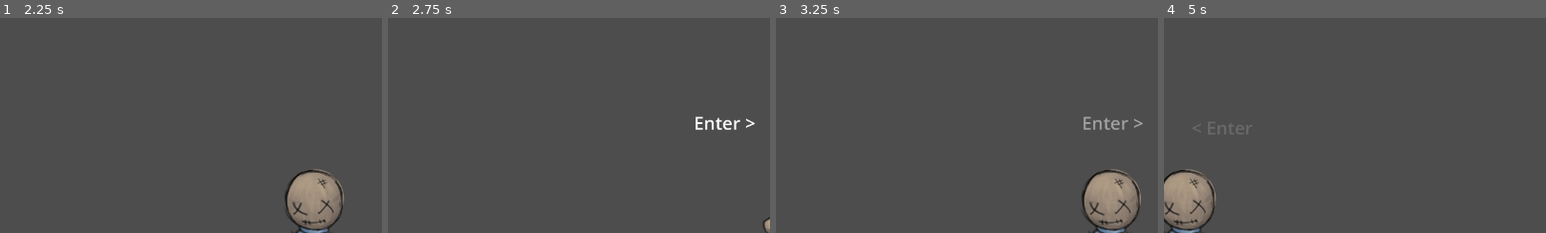
Above: before the commit, frames 1-4 (left to right).
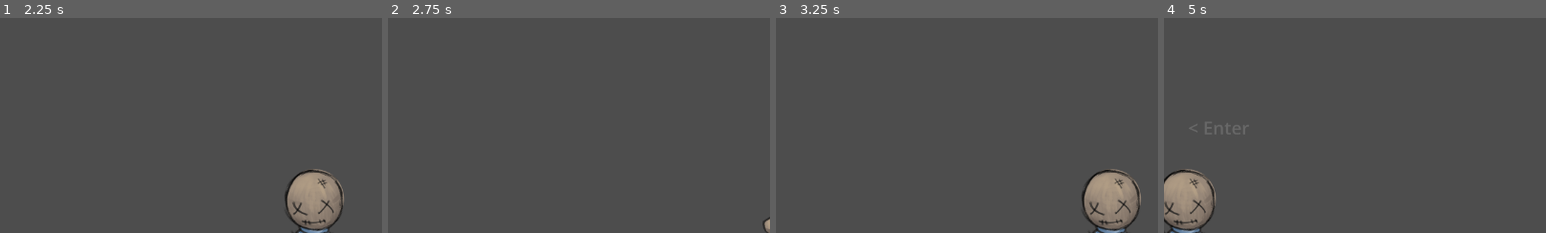
Above: after the commit, the same moments.

Repository: straysailor/toybox-gamejam-2025
Game: Godot game, scene res://scenes/main_menu.tscn
Same seed, same stepped clock (60 frames per second), same inputs: the game is played once before the commit and once after it.
Inputs:
- Up to frame 1 (2.25 s): click "Start" at 0.5 s; tap Enter (ui_accept) at 1.25, 1.52 s; hold W (interact) 1.28-2.03 s; hold Right (ui_right) from 1.28 s (still down); tap W (interact) at 2.1 s
- Up to frame 2 (2.75 s): keep holding Right (ui_right); tap Enter (ui_accept) at 2.27 s
- Up to frame 3 (3.25 s): release Right (ui_right) at 2.78 s; hold Left (ui_left) from 2.78 s (still down); hold W (interact) from 2.78 s (still down)
- Up to frame 4 (5 s): keep holding Left (ui_left); release W (interact) at 3.53 s; tap W (interact) at 3.6 s; tap Enter (ui_accept) at 3.77, 4.52 s; hold W (interact) from 4.28 s (still down)
The pictures show only the part of the screen within x 0-50%, y 16-66%; the shares and areas given below are measured in that part.

Frame 1 is identical in both runs. In frame 2, 0.4% of the frame differs, in the area x 80-96%, y 45-52%; in frame 3, 0.3%; in frame 4, 0.2%.

Commit message:
Created default room layout scene and class.

Diff:
--- a/scenes/door.tscn
+++ b/scenes/door.tscn
@@ -47,21 +47,6 @@
 "transitions": PackedFloat32Array(1),
 "update": 0,
 "values": [Color(1, 1, 1, 0)]
-}
-
-[sub_resource type="Animation" id="Animation_t58dd"]
-resource_name = "fade_out"
-tracks/0/type = "value"
-tracks/0/imported = false
-tracks/0/enabled = true
-tracks/0/path = NodePath(".:label_settings:font_color")
-tracks/0/interp = 1
-tracks/0/loop_wrap = true
-tracks/0/keys = {
-"times": PackedFloat32Array(0, 0.98),
-"transitions": PackedFloat32Array(1, 1),
-"update": 0,
-"values": [Color(1, 1, 1, 1), Color(1, 1, 1, 0)]
 }
 
 [sub_resource type="Animation" id="Animation_18pbm"]
@@ -93,6 +78,23 @@
 "values": [0.0, 0.0]
 }
 
+[sub_resource type="Animation" id="Animation_hpvv5"]
+resource_name = "bounce_right"
+length = 0.5
+loop_mode = 2
+tracks/0/type = "value"
+tracks/0/imported = false
+tracks/0/enabled = true
+tracks/0/path = NodePath(".:position")
+tracks/0/interp = 1
+tracks/0/loop_wrap = true
+tracks/0/keys = {
+"times": PackedFloat32Array(0, 0.5),
+"transitions": PackedFloat32Array(3.1383367, 2.2191432),
+"update": 0,
+"values": [Vector2(-200, 50), Vector2(-225, 50)]
+}
+
 [sub_resource type="Animation" id="Animation_q5w8r"]
 resource_name = "fade_in"
 tracks/0/type = "value"
@@ -106,22 +108,6 @@
 "transitions": PackedFloat32Array(1, 1),
 "update": 0,
 "values": [Color(1, 1, 1, 0), Color(1, 1, 1, 1)]
-}
-
-[sub_resource type="Animation" id="Animation_hpvv5"]
-resource_name = "bounce_right"
-loop_mode = 2
-tracks/0/type = "value"
-tracks/0/imported = false
-tracks/0/enabled = true
-tracks/0/path = NodePath(".:position")
-tracks/0/interp = 1
-tracks/0/loop_wrap = true
-tracks/0/keys = {
-"times": PackedFloat32Array(0, 0.5),
-"transitions": PackedFloat32Array(0.21022417, 0.40612686),
-"update": 0,
-"values": [Vector2(-186, 50), Vector2(-201, 50)]
 }
 
 [sub_resource type="Animation" id="Animation_uvdjg"]
@@ -149,6 +135,21 @@
 "transitions": PackedFloat32Array(1),
 "update": 0,
 "values": [Vector2(-180, 50)]
+}
+
+[sub_resource type="Animation" id="Animation_t58dd"]
+resource_name = "fade_out"
+tracks/0/type = "value"
+tracks/0/imported = false
+tracks/0/enabled = true
+tracks/0/path = NodePath(".:label_settings:font_color")
+tracks/0/interp = 1
+tracks/0/loop_wrap = true
+tracks/0/keys = {
+"times": PackedFloat32Array(0, 0.98),
+"transitions": PackedFloat32Array(1, 1),
+"update": 0,
+"values": [Color(1, 1, 1, 1), Color(1, 1, 1, 0)]
 }
 
 [sub_resource type="AnimationLibrary" id="AnimationLibrary_ju5n0"]
@@ -190,7 +191,6 @@
 animation = &"fade_in_right"
 
 [sub_resource type="AnimationNodeBlendTree" id="AnimationNodeBlendTree_q5w8r"]
-graph_offset = Vector2(-102.6118, -57.266613)
 nodes/output/position = Vector2(600, 120)
 nodes/fade_in/node = SubResource("AnimationNodeAnimation_18pbm")
 nodes/fade_in/position = Vector2(-20, -40)
--- a/scenes/room_1.tscn
+++ b/scenes/room_1.tscn
@@ -1,19 +1,9 @@
-[gd_scene load_steps=8 format=3 uid="uid://bsx62olbmpdge"]
+[gd_scene load_steps=5 format=3 uid="uid://bsx62olbmpdge"]
 
 [ext_resource type="PackedScene" uid="uid://ckudr8chj1kgo" path="res://scenes/player.tscn" id="1_vu5en"]
 [ext_resource type="Script" uid="uid://dtuu2sjmyewwm" path="res://scripts/player_input.gd" id="2_vu5en"]
 [ext_resource type="PackedScene" uid="uid://bxv3ppyoe5ikc" path="res://scenes/npc.tscn" id="4_irjyx"]
-[ext_resource type="PackedScene" uid="uid://dwy7f7ij1ye76" path="res://scenes/door.tscn" id="4_xhekj"]
-
-[sub_resource type="WorldBoundaryShape2D" id="WorldBoundaryShape2D_vu5en"]
-distance = -494.0
-
-[sub_resource type="WorldBoundaryShape2D" id="WorldBoundaryShape2D_xhekj"]
-normal = Vector2(1, 0)
-
-[sub_resource type="WorldBoundaryShape2D" id="WorldBoundaryShape2D_8oql1"]
-normal = Vector2(-0.9999999, -0.0003951007)
-distance = -2557.9937
+[ext_resource type="PackedScene" uid="uid://dqxg0i0inl20q" path="res://scenes/room_layout.tscn" id="4_xhekj"]
 
 [node name="Room1" type="Node2D"]
 
@@ -21,38 +11,10 @@
 position = Vector2(384, 204)
 script = ExtResource("2_vu5en")
 
-[node name="Camera2D" type="Camera2D" parent="."]
-position = Vector2(1279, 7)
-zoom = Vector2(0.5, 0.5)
-
-[node name="Floor" type="StaticBody2D" parent="."]
-
-[node name="CollisionShape2D" type="CollisionShape2D" parent="Floor"]
-shape = SubResource("WorldBoundaryShape2D_vu5en")
-
-[node name="Left Wall" type="StaticBody2D" parent="."]
-
-[node name="CollisionShape2D" type="CollisionShape2D" parent="Left Wall"]
-shape = SubResource("WorldBoundaryShape2D_xhekj")
-
-[node name="Right Wall" type="StaticBody2D" parent="."]
-
-[node name="CollisionShape2D" type="CollisionShape2D" parent="Right Wall"]
-shape = SubResource("WorldBoundaryShape2D_8oql1")
-
 [node name="NPC" parent="." instance=ExtResource("4_irjyx")]
 position = Vector2(1815, 273)
 
-[node name="DoorLeft" parent="." instance=ExtResource("4_xhekj")]
-position = Vector2(6, -210)
-text = "< Enter"
-side = "left"
-color = Color(1, 1, 1, 0)
-next_scene = "res://scenes/main_menu.tscn"
-
-[node name="Door" parent="." instance=ExtResource("4_xhekj")]
-position = Vector2(1214, -226)
-text = "Enter >"
-side = "right"
-color = Color(1, 1, 1, 0)
-next_scene = "res://scenes/npc.tscn"
+[node name="RoomLayout" parent="." instance=ExtResource("4_xhekj")]
+room_name = "Kids Room"
+left_exit = "res://scenes/main_menu.tscn"
+right_exit = "res://scenes/room_2.tscn"
--- /dev/null
+++ b/scenes/room_2.tscn
@@ -0,0 +1,15 @@
+[gd_scene load_steps=3 format=3 uid="uid://b5ly1si26xanw"]
+
+[ext_resource type="PackedScene" uid="uid://dqxg0i0inl20q" path="res://scenes/room_layout.tscn" id="1_586c8"]
+[ext_resource type="PackedScene" uid="uid://ckudr8chj1kgo" path="res://scenes/player.tscn" id="2_w0ydv"]
+
+[node name="Room2" type="Node2D"]
+
+[node name="RoomLayout" parent="." instance=ExtResource("1_586c8")]
+position = Vector2(7, -1)
+room_name = "Living Room"
+left_exit = "res://scenes/room_1.tscn"
+right_exit = "res://scenes/main_menu.tscn"
+
+[node name="Player" parent="." instance=ExtResource("2_w0ydv")]
+position = Vector2(273, 230)
--- /dev/null
+++ b/scenes/room_layout.tscn
@@ -0,0 +1,50 @@
+[gd_scene load_steps=6 format=3 uid="uid://dqxg0i0inl20q"]
+
+[ext_resource type="Script" uid="uid://cq2rvr0ablwtk" path="res://scripts/room_layout.gd" id="1_qx8us"]
+[ext_resource type="PackedScene" uid="uid://by0wo6v05hlwh" path="res://scenes/door.tscn" id="2_7j40l"]
+
+[sub_resource type="WorldBoundaryShape2D" id="WorldBoundaryShape2D_8oql1"]
+normal = Vector2(-0.9999999, -0.0003951007)
+distance = -2557.9937
+
+[sub_resource type="WorldBoundaryShape2D" id="WorldBoundaryShape2D_xhekj"]
+normal = Vector2(1, 0)
+
+[sub_resource type="WorldBoundaryShape2D" id="WorldBoundaryShape2D_vu5en"]
+distance = -494.0
+
+[node name="RoomLayout" type="Node2D"]
+script = ExtResource("1_qx8us")
+
+[node name="DoorRight" parent="." instance=ExtResource("2_7j40l")]
+position = Vector2(2487, -223)
+text = "Enter >"
+side = "right"
+color = Color(1, 1, 1, 0)
+next_scene = "res://scenes/npc.tscn"
+
+[node name="DoorLeft" parent="." instance=ExtResource("2_7j40l")]
+position = Vector2(-5, -210)
+text = "< Enter"
+side = "left"
+color = Color(1, 1, 1, 0)
+next_scene = "res://scenes/main_menu.tscn"
+
+[node name="Right Wall" type="StaticBody2D" parent="."]
+
+[node name="CollisionShape2D" type="CollisionShape2D" parent="Right Wall"]
+shape = SubResource("WorldBoundaryShape2D_8oql1")
+
+[node name="Left Wall" type="StaticBody2D" parent="."]
+
+[node name="CollisionShape2D" type="CollisionShape2D" parent="Left Wall"]
+shape = SubResource("WorldBoundaryShape2D_xhekj")
+
+[node name="Floor" type="StaticBody2D" parent="."]
+
+[node name="CollisionShape2D" type="CollisionShape2D" parent="Floor"]
+shape = SubResource("WorldBoundaryShape2D_vu5en")
+
+[node name="Camera2D" type="Camera2D" parent="."]
+position = Vector2(1279, 7)
+zoom = Vector2(0.5, 0.5)
--- /dev/null
+++ b/scripts/room_layout.gd
@@ -0,0 +1,10 @@
+class_name RoomLayout
+extends Node2D
+
+@export var room_name: String
+@export var left_exit : String
+@export var right_exit : String
+
+func _ready() -> void:
+	$DoorLeft.next_scene = left_exit
+	$DoorRight.next_scene = right_exit
Not shown: 1 places in scenes/door.tscn that only renumber resources
Not shown, added: scripts/room_layout.gd.uid
